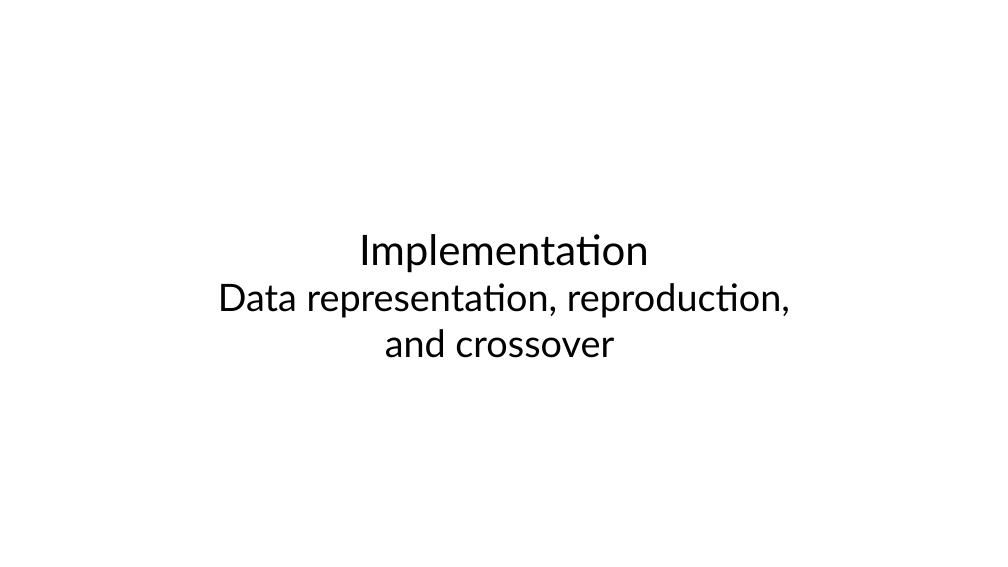
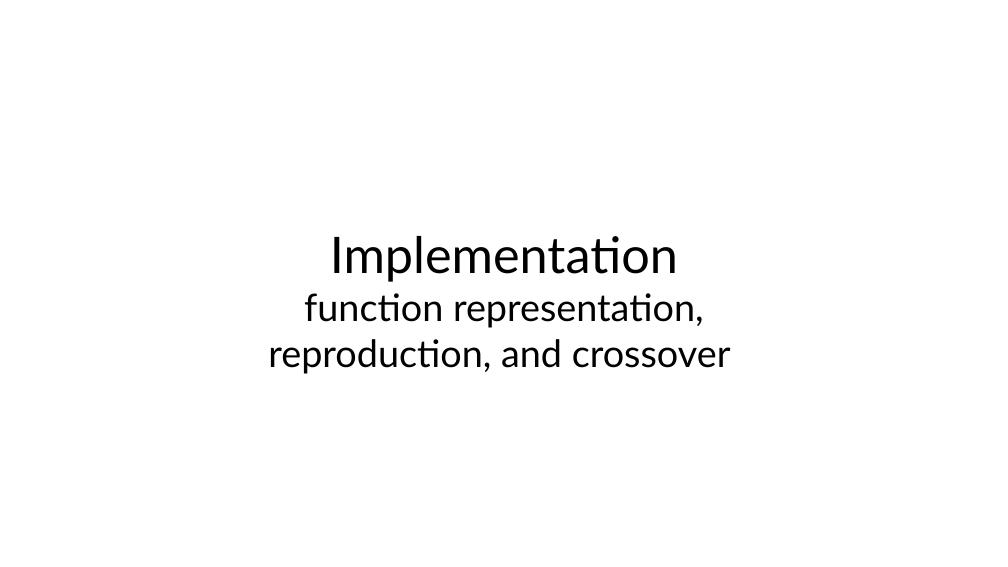
Before and after one commit to gwfellows/genetic-programming, a slide deck: slide 13 of presentation/Presentation.pptx. Drawn at 1008x567 pixels with LibreOffice and Linux fonts; fonts in the diff are those of the drawing. Boxes give left, top, right and bottom in pixels: in the first picture for what was removed or moved away, otherwise in the second. Text is boxed around its words. In the diff, an @@ line names an element or a change of style, - is before the commit and + after.

```diff
--- a/presentation/Presentation.pptx
+++ b/presentation/Presentation.pptx
@@ text at [330, 236, 678, 282]: size 40 to 48 pt in "Implementation" @@
@@ text at [268, 293, 731, 374]: text changed @@
-Data representation, reproduction, and crossover
+function representation, reproduction, and crossover
```
Also in this commit, not shown: 6 other slides changed, 1 slide added, 1 other file.
